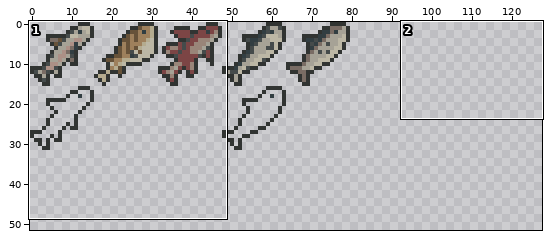
A pixel-art file gets an edit: project/assets/spritesheets/fish.aseprite. Above: a wide view before the commit, with the close-up outlined.
Close-up. As it was:
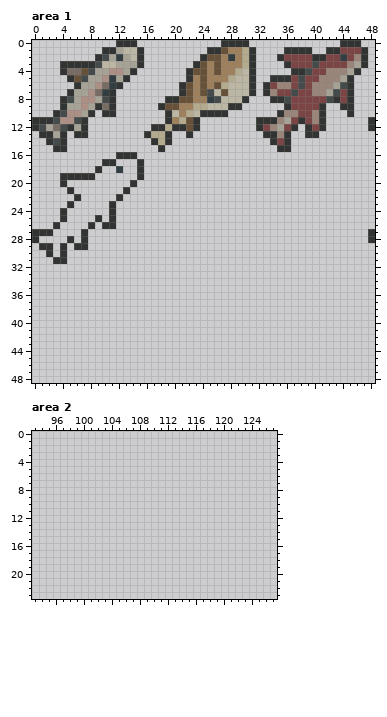
128x128 pixels, 1 frame. Shown: area 1: x 0..48, y 0..48; area 2: x 93..127, y 0..23. The wide view leaves out empty margins.
New version:
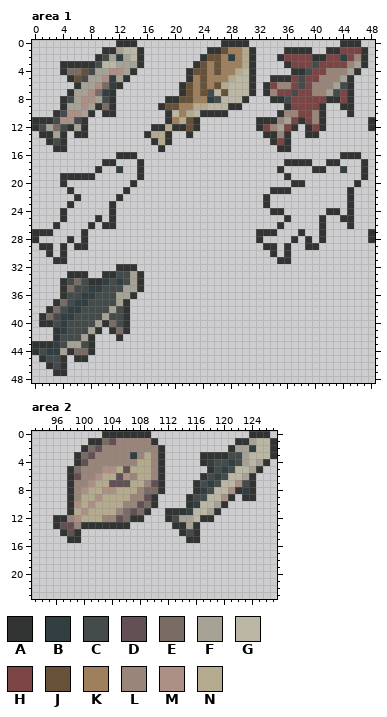
Palette (. is transparent): A #313432  B #323e42  C #454b4b  D #625055  E #796c64  F #a6a296  G #bcb7a5  H #7c4545  J #675239  K #9e805c  L #998579  M #ac9086  N #b4ab8f
Changes in this commit:
--- area 1
@@ x 40..44 @@
  7 LLFCH
- 8 HHCAH
+ 8 HHAAH
  9 HA..A
@@ x 0..48 @@
 15 ...AA.............A................AA............
-16 ............AAA..................................
-17 ..........AA...A.................................
-18 .........A..B..A.................................
-19 ....AAAAA......A.................................
-20 ....A.........A..................................
-21 .....A.......A...................................
-22 ......A.....A....................................
-23 .....A.....A.....................................
-24 ....A......A.....................................
-25 ....A....A.A.....................................
-26 ...A....A.AA.....................................
-27 AAA....A........................................A
-28 A....A.A........................................A
-29 .AA.A.AA.........................................
-30 ..A.A............................................
-31 ...AA............................................
-32 .................................................
-33 .................................................
-34 .................................................
-35 .................................................
-36 .................................................
-37 .................................................
-38 .................................................
-39 .................................................
-40 .................................................
-41 .................................................
-42 .................................................
-43 .................................................
-44 .................................................
-45 .................................................
-46 .................................................
-47 .................................................
+16 ............AAA.............................AAA..
+17 ..........AA...A....................AAAA..AA...A.
+18 .........A..B..A...................A....AA..B..A.
+19 ....AAAAA......A....................A..........A.
+20 ....A.........A......................AA.......A..
+21 .....A.......A....................AAA........A...
+22 ......A.....A....................A...........A...
+23 .....A.....A.....................A...........A...
+24 ....A......A......................AA......AA.A...
+25 ....A....A.A........................A....A..AA...
+26 ...A....A.AA.......................A.....A...A...
+27 AAA....A........................AAA...A..A......A
+28 A....A.A........................A....A.A.A......A
+29 .AA.A.AA.........................AA.A..AA........
+30 ..A.A.............................A.A............
+31 ...AA..............................AA............
+32 ............AAA..................................
+33 .....AAA..AACCFA.................................
+34 ....ACECAABCBCFA.................................
+35 ....AECCBBCCCFFA.................................
+36 ....ACCBBCCCFFA..................................
+37 ...AECBBCCCCFA...................................
+38 ..AECBBCCCCFCA...................................
+39 .AECBBCCCCFCCA...................................
+40 .AACBCCCCFAECA...................................
+41 ...ABCCCFA.AEA...................................
+42 ...ACCCFA...A....................................
+43 AAABCFFCA........................................
+44 ACBBFAEEA........................................
+45 .ACCA.AA.........................................
+46 ..ACA............................................
+47 ...AA............................................
 48 .................................................
--- area 2
@@ x 93..127 @@
- 0 ...................................
- 1 ...................................
- 2 ...................................
- 3 ...................................
- 4 ...................................
- 5 ...................................
- 6 ...................................
- 7 ...................................
- 8 ...................................
- 9 ...................................
-10 ...................................
-11 ...................................
-12 ...................................
-13 ...................................
-14 ...................................
-15 ...................................
+ 0 ..........AAAAAAA..............AAA.
+ 1 ........AAEDLLLLLA...........AAFGGA
+ 2 .......AEDLLLLLLLLA.........AFFBGGA
+ 3 ......AEDLLLLLBLNLA.....AAAACCFGGGA
+ 4 ......ADLLLLLLLNNLA.....ABCCBCFGFA.
+ 5 .....AELLLMMNDNNNLA......ACBCGGFA..
+ 6 .....ADLLMNNDMLNNLA.....ACBCGGFA...
+ 7 .....ALLMNNDDDNNLDA....ACBCGGMCA...
+ 8 .....ALMNNMMNNNLEEA....ABCGGMABA...
+ 9 .....ALNNMNNNNLLDA....ACCGGMA.AA...
+10 .....AMNMNNNNLLDEA....ABGGFA.......
+11 .....ANMNNNNLEDEA..AAABGGFA........
+12 ...AALMNNNLLDEAA...ACFFGAA.........
+13 ...ADDLAAAAAAA......AAFA...........
+14 ....ADA..............ACA...........
+15 .....AA...............AA...........
 16 ...................................
